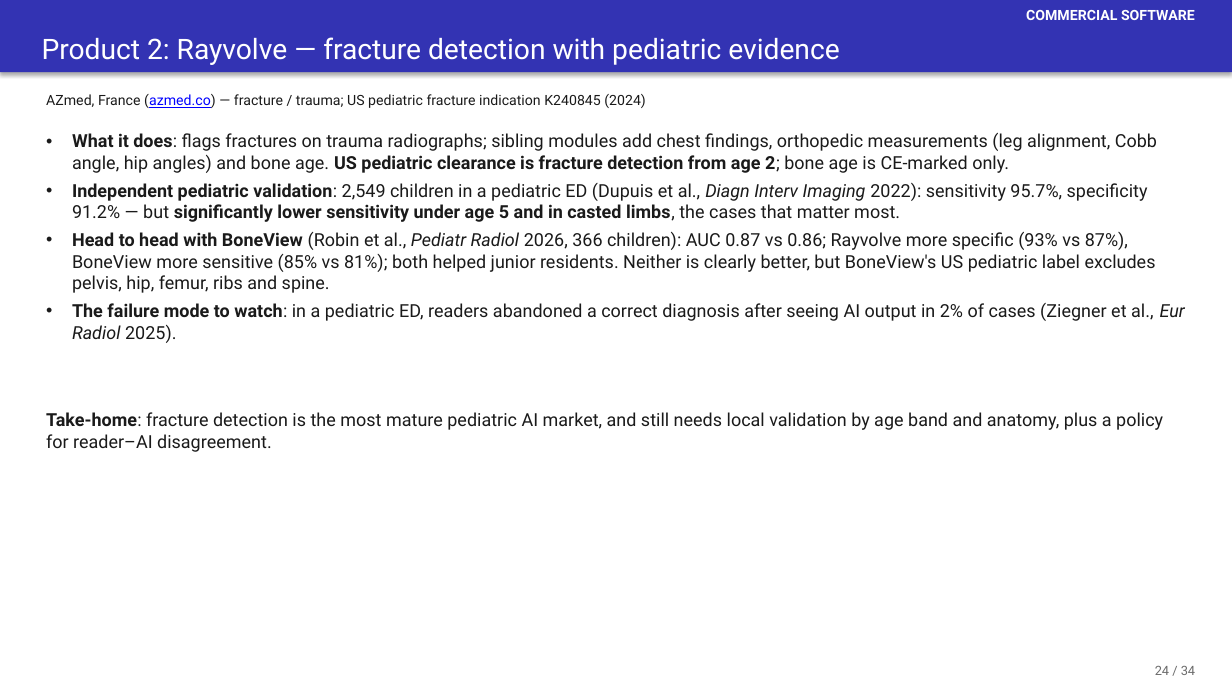
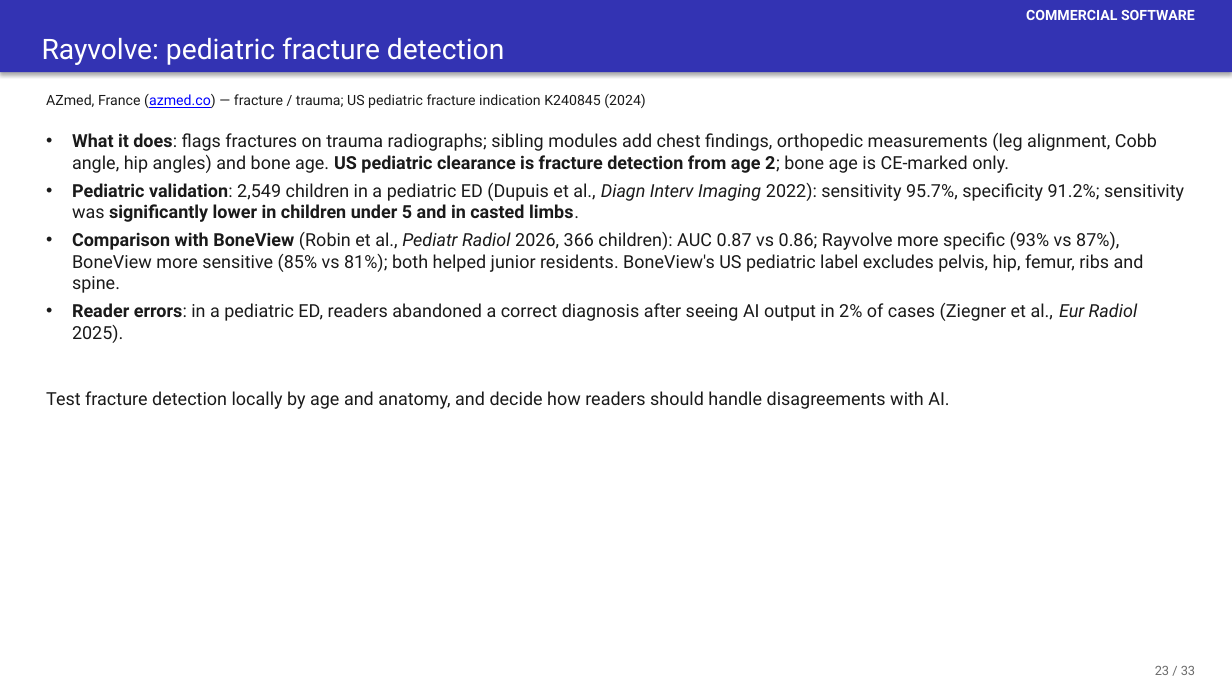
Before and after one commit to josephrich98/pediatric_radiology_ai, a slide deck: slide 51 of slides/pedrad_ai_slides.pptx (slide 52 before the commit). Drawn at 1232x693 pixels with LibreOffice and Linux fonts; fonts in the diff are those of the drawing. Boxes give left, top, right and bottom in pixels: in the first picture for what was removed or moved away, otherwise in the second. Text is boxed around its words. In the diff, an @@ line names an element or a change of style, - is before the commit and + after.

```diff
--- a/slides/pedrad_ai_slides.pptx
+++ b/slides/pedrad_ai_slides.pptx
@@ text in rectangle at <box>42,37,504,65</box>: text changed @@
-Product 2: Rayvolve — fracture detection with pediatric evidence
+Rayvolve: pediatric fracture detection
@@ text at <box>72,183,1184,343</box>: text changed @@
-• Independent pediatric validation: 2,549 children in a pediatric ED (Dupuis et al., Diagn Interv Imaging 2022): sensitivity 95.7%, specificity 91.2% — but significantly lower sensitivity under age 5 and in casted limbs, the cases that matter most.
-• Head to head with BoneView (Robin et al., Pediatr Radiol 2026, 366 children): AUC 0.87 vs 0.86; Rayvolve more specific (93% vs 87%), BoneView more sensitive (85% vs 81%); both helped junior residents. Neither is clearly better, but BoneView's US pediatric label excludes pelvis, hip, femur, ribs and spine.
-• The failure mode to watch: in a pediatric ED, readers abandoned a correct diagnosis after seeing AI output in 2% of cases (Ziegner et al., Eur Radiol 2025).
+• Pediatric validation: 2,549 children in a pediatric ED (Dupuis et al., Diagn Interv Imaging 2022): sensitivity 95.7%, specificity 91.2%; sensitivity was significantly lower in children under 5 and in casted limbs.
+• Comparison with BoneView (Robin et al., Pediatr Radiol 2026, 366 children): AUC 0.87 vs 0.86; Rayvolve more specific (93% vs 87%), BoneView more sensitive (85% vs 81%); both helped junior residents. BoneView's US pediatric label excludes pelvis, hip, femur, ribs and spine.
+• Reader errors: in a pediatric ED, readers abandoned a correct diagnosis after seeing AI output in 2% of cases (Ziegner et al., Eur Radiol 2025).
@@ text at <box>46,391,949,409</box>: text changed @@
-Take-home: fracture detection is the most mature pediatric AI market, and still needs local validation by age band and anatomy, plus a policy for reader–AI disagreement.
+Test fracture detection locally by age and anatomy, and decide how readers should handle disagreements with AI.
@@ text at <box>1155,666,1195,675</box>: text changed @@
-24 / 34
+23 / 33
```
Also in this commit, not shown: 37 other slides changed, 2 slides added, 1 slide removed, 3 other files.
